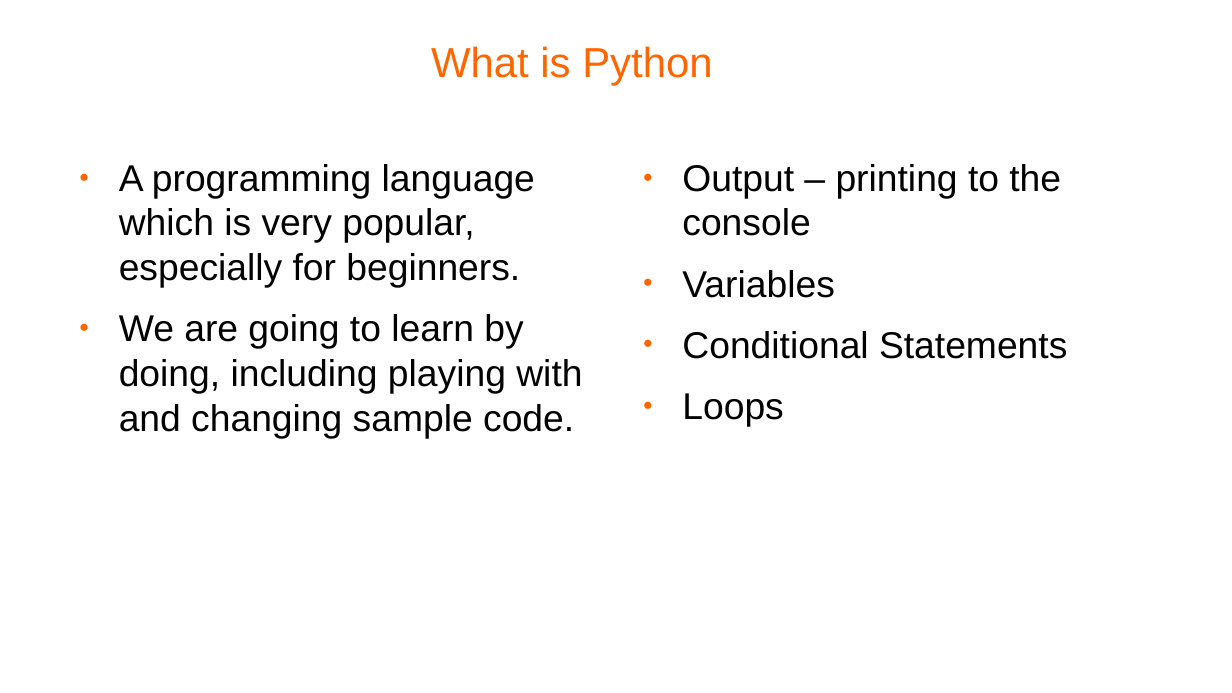
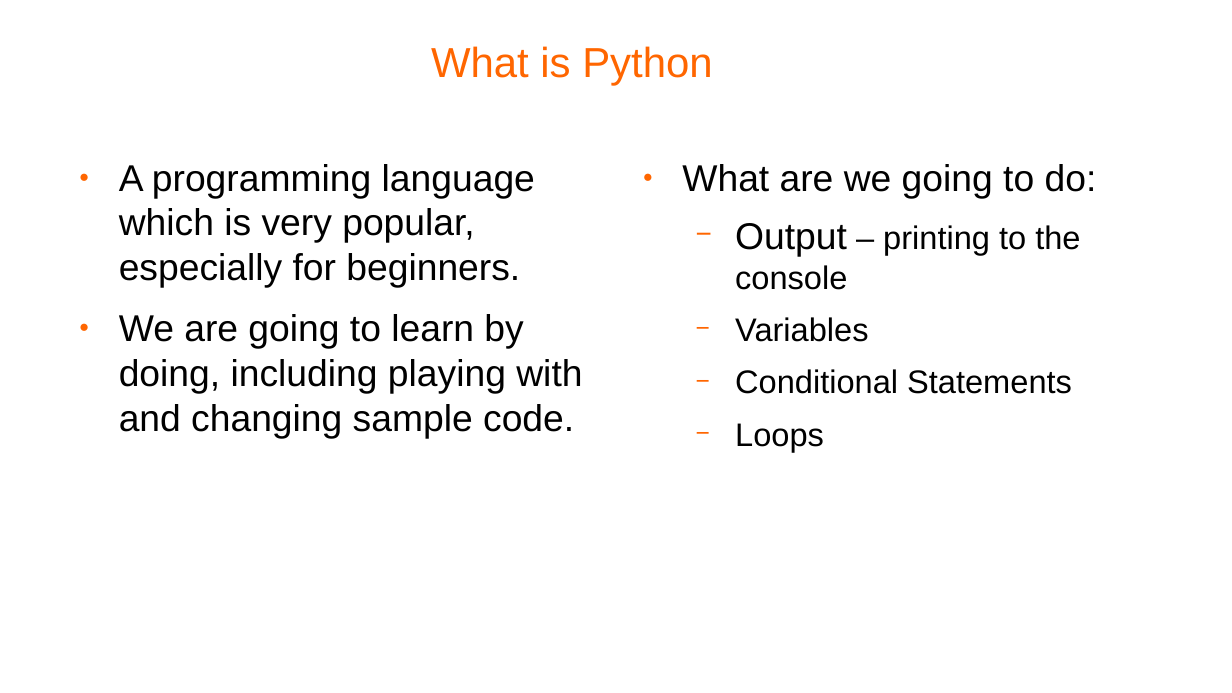
Before and after one commit to pellcorp/coding, a slide deck: slide 8 of docs/python coding.odp. Drawn at 1232x693 pixels with LibreOffice and Linux fonts; fonts in the diff are those of the drawing; background and template pictures are left out. Boxes give left, top, right and bottom in pixels: in the first picture for what was removed or moved away, otherwise in the second. Text is boxed around its words. In the diff, an @@ line names an element or a change of style, - is before the commit and + after.

```diff
--- a/docs/python coding.odp
+++ b/docs/python coding.odp
@@ text at [682, 164, 1097, 199]: paragraph added @@
+● What are we going to do:
@@ text at [735, 223, 1080, 452]: size 24 to 21 pt in "– printing to the console", "Variables", "Conditional Statements", "Loops"; bullet ● to −; list level 1 to 2 in "Output – printing to the ..."; list level 1 to 2 in "Variables"; list level 1 to 2 in "Conditional Statements"; list level 1 to 2 in "Loops" @@
```
Also in this commit, not shown: 1 other slide changed, 3 other files.
